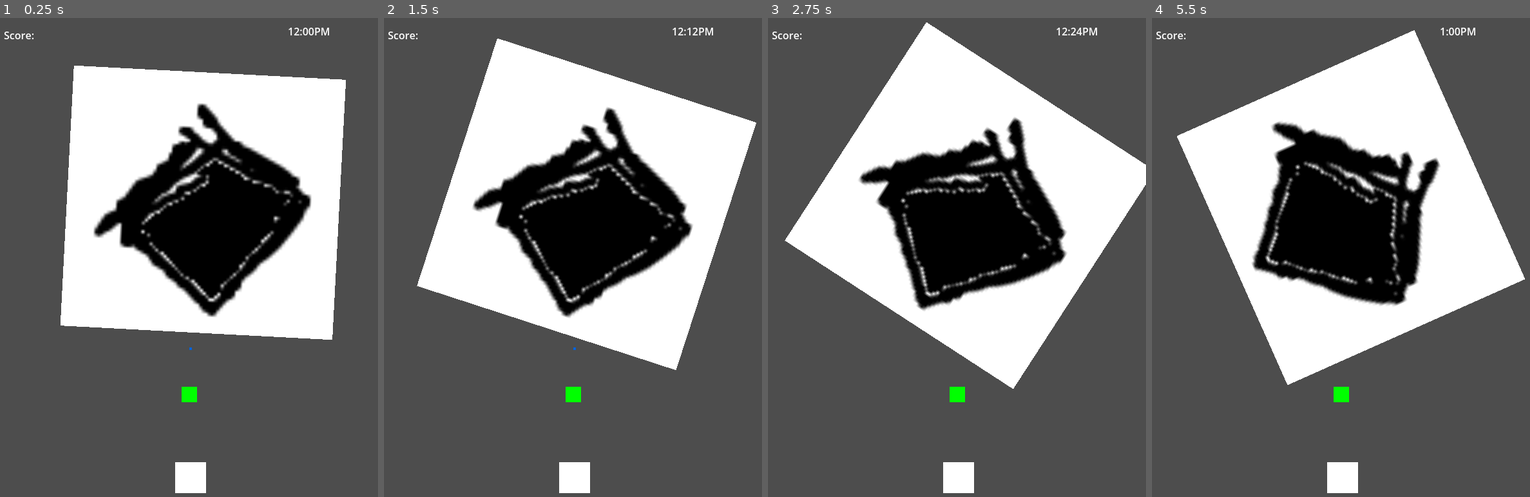
Above: before the commit, frames 1-4 (left to right).
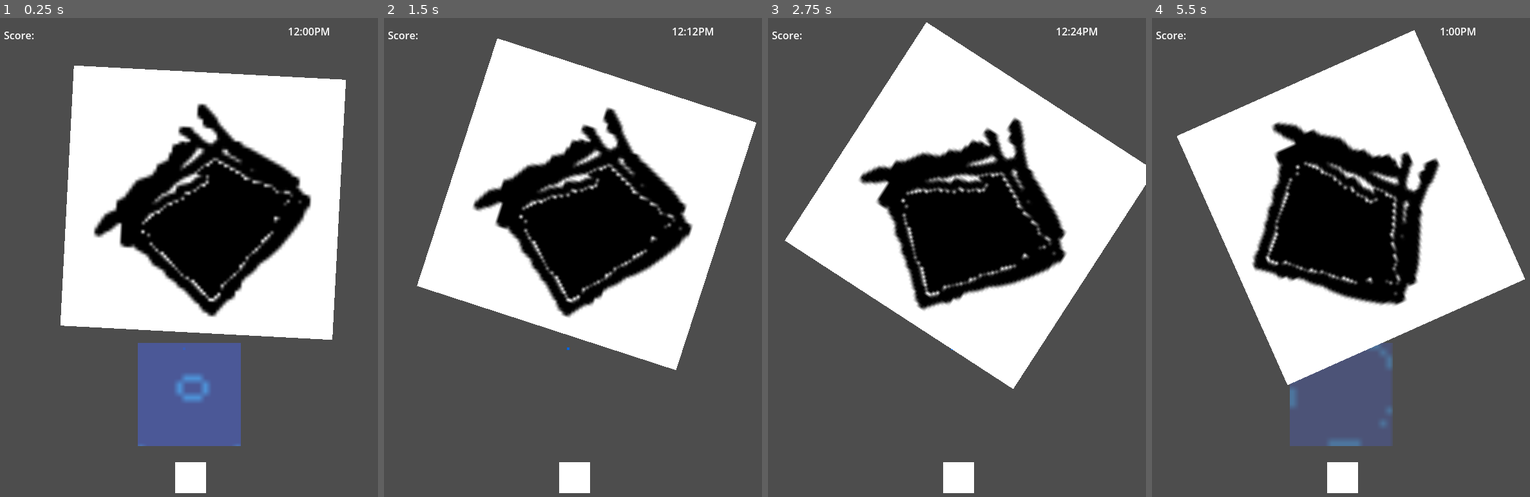
Above: after the commit, the same moments.

Repository: AndrewJDGalga/ggj2024
Game: Godot game, scene res://levels/testaj.tscn
The game is run twice, just before and just after one commit, with the same random seed, the same clock (stepped at 60 frames per second) and the same inputs. The project has no main scene, so this scene is started directly.
Inputs:
- Up to frame 1 (0.25 s): no input
- Up to frame 2 (1.5 s): tap Enter (ui_accept) at 0.5, 0.77 s; hold Up (action1) 0.53-1.28 s; tap Down (action2) at 1.35 s
- Up to frame 3 (2.75 s): tap Enter (ui_accept) at 1.52 s; hold Up (action1) from 2.03 s (still down)
- Up to frame 4 (5.5 s): release Up (action1) at 2.78 s; tap Down (action2) at 2.85, 4.35 s; tap Enter (ui_accept) at 3.02, 3.77, 4.52 s; hold Up (action1) 3.53-4.28 s; hold Up (action1) from 5.03 s (still down)

The runs differ from the first frame. In frame 1, 5.9% of the frame differs, in the area x 36-64%, y 67-90%; in frame 2, 0.1%; in frame 3, 0.1%; in frame 4, 4.8%.

Commit message:
add Ripple effects

Diff:
--- /dev/null
+++ b/assets/tilemaps/WaterRipple.tres
@@ -0,0 +1,13 @@
+[gd_resource type="AnimatedTexture" load_steps=2 format=3 uid="uid://ck7ocn1l5sxtt"]
+
+[ext_resource type="Texture2D" uid="uid://cpfg8glrodt2m" path="res://assets/art/ExportedLayers.png" id="1_jeo8i"]
+
+[resource]
+frames = 7
+frame_0/texture = ExtResource("1_jeo8i")
+frame_1/duration = 1.0
+frame_2/duration = 1.0
+frame_3/duration = 1.0
+frame_4/duration = 1.0
+frame_5/duration = 1.0
+frame_6/duration = 1.0
--- a/components/fishing_lure.gd
+++ b/components/fishing_lure.gd
@@ -9,5 +9,5 @@
 	zone_difficulty = 0
 	return temp
 
-func _on_area_entered(area):
+func _on_area_entered(_area):
 	emit_signal("successful_landing")
--- a/components/fishing_zone.gd
+++ b/components/fishing_zone.gd
@@ -1,9 +1,34 @@
 extends Area2D
 
 @onready var col = $CollisionShape2D
+@onready var anim = $AnimatedSpriteZone
+
 ##Range of difficulty, where 1 is hardest and 3 is easiest
 @export_range(1,5) var ease_rating:int
 @export var base_size:float = 16
 
 func _ready():
 	col.shape.radius = base_size * ease_rating
+	anim.set_scale(Vector2(ease_rating*2, ease_rating*2))
+	anim.play("default")
+
+func set_enabled(enabled:bool):
+	col.set_disabled(!enabled)
+	if (enabled):
+		$AnimationPlayer.play_backwards("FadeRipple")
+	else:
+		$AnimationPlayer.play("FadeRipple")
+
+
+
+func _on_area_entered(area):
+	set_enabled(false)
+	$ZoneCooldown.start()
+
+
+func _on_timer_timeout():
+	set_enabled(true)
+
+
+func _on_animation_player_animation_finished(anim_name):
+	pass # Replace with function body.
--- a/components/fishing_zone.tscn
+++ b/components/fishing_zone.tscn
@@ -1,9 +1,87 @@
-[gd_scene load_steps=3 format=3 uid="uid://bgouue1wlme4b"]
+[gd_scene load_steps=14 format=3 uid="uid://bgouue1wlme4b"]
 
 [ext_resource type="Script" path="res://components/fishing_zone.gd" id="1_ituyp"]
+[ext_resource type="Texture2D" uid="uid://cpfg8glrodt2m" path="res://assets/art/ExportedLayers.png" id="2_1jjos"]
 
 [sub_resource type="CircleShape2D" id="CircleShape2D_rcrbo"]
 radius = 32.0
+
+[sub_resource type="AtlasTexture" id="AtlasTexture_55vum"]
+atlas = ExtResource("2_1jjos")
+region = Rect2(0, 0, 16, 16)
+
+[sub_resource type="AtlasTexture" id="AtlasTexture_cjsqx"]
+atlas = ExtResource("2_1jjos")
+region = Rect2(16, 0, 16, 16)
+
+[sub_resource type="AtlasTexture" id="AtlasTexture_gm7p1"]
+atlas = ExtResource("2_1jjos")
+region = Rect2(32, 0, 16, 16)
+
+[sub_resource type="AtlasTexture" id="AtlasTexture_i0tu1"]
+atlas = ExtResource("2_1jjos")
+region = Rect2(0, 16, 16, 16)
+
+[sub_resource type="AtlasTexture" id="AtlasTexture_n7700"]
+atlas = ExtResource("2_1jjos")
+region = Rect2(16, 16, 16, 16)
+
+[sub_resource type="AtlasTexture" id="AtlasTexture_50552"]
+atlas = ExtResource("2_1jjos")
+region = Rect2(32, 16, 16, 16)
+
+[sub_resource type="AtlasTexture" id="AtlasTexture_w65nr"]
+atlas = ExtResource("2_1jjos")
+region = Rect2(0, 32, 16, 16)
+
+[sub_resource type="SpriteFrames" id="SpriteFrames_7h33t"]
+animations = [{
+"frames": [{
+"duration": 1.0,
+"texture": SubResource("AtlasTexture_55vum")
+}, {
+"duration": 1.0,
+"texture": SubResource("AtlasTexture_cjsqx")
+}, {
+"duration": 1.0,
+"texture": SubResource("AtlasTexture_gm7p1")
+}, {
+"duration": 1.0,
+"texture": SubResource("AtlasTexture_i0tu1")
+}, {
+"duration": 1.0,
+"texture": SubResource("AtlasTexture_n7700")
+}, {
+"duration": 1.0,
+"texture": SubResource("AtlasTexture_50552")
+}, {
+"duration": 1.0,
+"texture": SubResource("AtlasTexture_w65nr")
+}],
+"loop": true,
+"name": &"default",
+"speed": 5.0
+}]
+
+[sub_resource type="Animation" id="Animation_olci0"]
+resource_name = "FadeRipple"
+tracks/0/type = "value"
+tracks/0/imported = false
+tracks/0/enabled = true
+tracks/0/path = NodePath("AnimatedSpriteZone:modulate")
+tracks/0/interp = 1
+tracks/0/loop_wrap = true
+tracks/0/keys = {
+"times": PackedFloat32Array(0, 1),
+"transitions": PackedFloat32Array(1, 1),
+"update": 0,
+"values": [Color(1, 1, 1, 1), Color(1, 1, 1, 0)]
+}
+
+[sub_resource type="AnimationLibrary" id="AnimationLibrary_mga6x"]
+_data = {
+"FadeRipple": SubResource("Animation_olci0")
+}
 
 [node name="fishing_zone" type="Area2D"]
 collision_layer = 2
@@ -13,9 +91,19 @@
 [node name="CollisionShape2D" type="CollisionShape2D" parent="."]
 shape = SubResource("CircleShape2D_rcrbo")
 
-[node name="ColorRect" type="ColorRect" parent="."]
-offset_left = -12.0
-offset_top = -12.0
-offset_right = 12.0
-offset_bottom = 12.0
-color = Color(0, 1, 0, 1)
+[node name="AnimatedSpriteZone" type="AnimatedSprite2D" parent="."]
+scale = Vector2(3, 3)
+sprite_frames = SubResource("SpriteFrames_7h33t")
+
+[node name="ZoneCooldown" type="Timer" parent="."]
+wait_time = 5.0
+one_shot = true
+
+[node name="AnimationPlayer" type="AnimationPlayer" parent="."]
+libraries = {
+"": SubResource("AnimationLibrary_mga6x")
+}
+
+[connection signal="area_entered" from="." to="." method="_on_area_entered"]
+[connection signal="timeout" from="ZoneCooldown" to="." method="_on_timer_timeout"]
+[connection signal="animation_finished" from="AnimationPlayer" to="." method="_on_animation_player_animation_finished"]
--- a/entities/curtis.tscn
+++ b/entities/curtis.tscn
@@ -33,7 +33,7 @@
 offset_bottom = 24.0
 
 [node name="fishing_lure" parent="." instance=ExtResource("2_gos2j")]
-position = Vector2(0, -36)
+position = Vector2(0, -200)
 
 [node name="AnimationPlayer" type="AnimationPlayer" parent="."]
 libraries = {
--- a/levels/testaj.tscn
+++ b/levels/testaj.tscn
@@ -52,6 +52,9 @@
 position = Vector2(309, 713)
 game_manager = NodePath("..")
 
+[node name="fishing_lure" parent="Curtis" index="2"]
+position = Vector2(-10, -151)
+
 [node name="fishing_zone" parent="." instance=ExtResource("3_6qolk")]
 position = Vector2(307, 584)
 ease_rating = 5
@@ -71,17 +74,10 @@
 text = "Time Of Day"
 
 [node name="TimeBackground" type="TextureRect" parent="."]
-anchors_preset = 8
-anchor_left = 0.5
-anchor_top = 0.5
-anchor_right = 0.5
-anchor_bottom = 0.5
 offset_left = 98.0
 offset_top = 82.0
 offset_right = 521.0
 offset_bottom = 488.0
-grow_horizontal = 2
-grow_vertical = 2
 pivot_offset = Vector2(221, 203)
 texture = ExtResource("4_jgtcq")
 stretch_mode = 4
@@ -90,3 +86,5 @@
 libraries = {
 "": SubResource("AnimationLibrary_jqub8")
 }
+
+[editable path="Curtis"]
Not shown: 2 places in entities/curtis.tscn that only renumber resources
